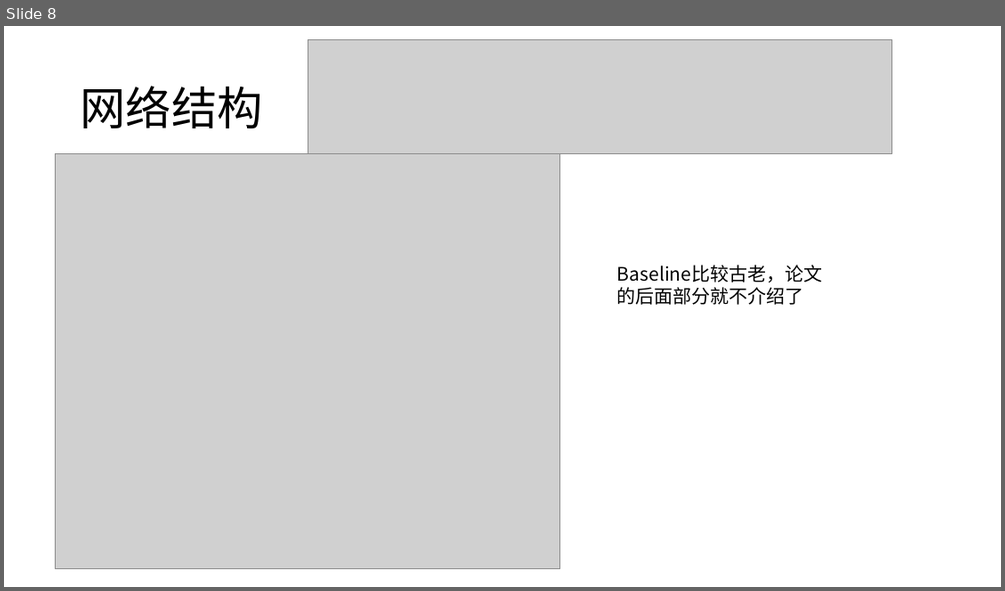
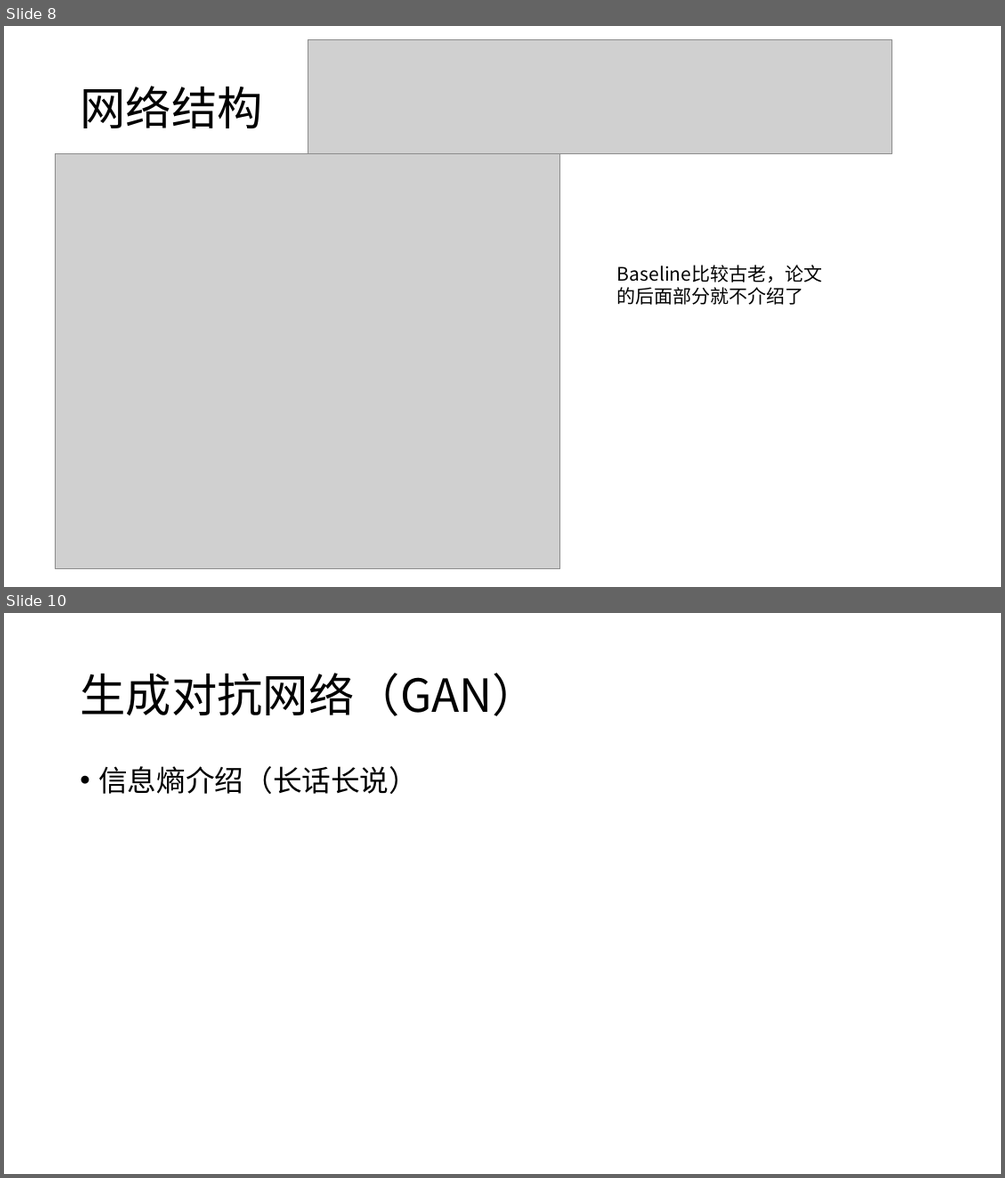
Before and after one commit to dundundundun5/python, a slide deck: literature_notes/ddnn-semi.pptx. Shown one above the other, each under a label of ours: slide 8 before the commit, slides 8 and 10 after it; the slides between them are not shown. The pictures are 1005x591 and 1005x1178 pixels, drawn with LibreOffice and Linux fonts; fonts in the diff are those of the drawing; grey boxes stand for pictures. Boxes give left, top, right and bottom in pixels: in the first picture for what was removed or moved away, otherwise in the second. Text is boxed around its words. In the diff, an @@ line names an element or a change of style, - is before the commit and + after.

```diff
--- a/literature_notes/ddnn-semi.pptx
+++ b/literature_notes/ddnn-semi.pptx
@@ slide 10 added at box(4, 613, 1001, 1174), background #FFFFFF @@
@@ title added at box(80, 673, 538, 716), 44 pt, text #000000 @@
+生成对抗网络（GAN）
@@ text added at box(98, 766, 418, 794), 28 pt, text #000000 @@
+• 信息熵介绍（长话长说）
```
Also in this commit, not shown: 13 other slides added.
